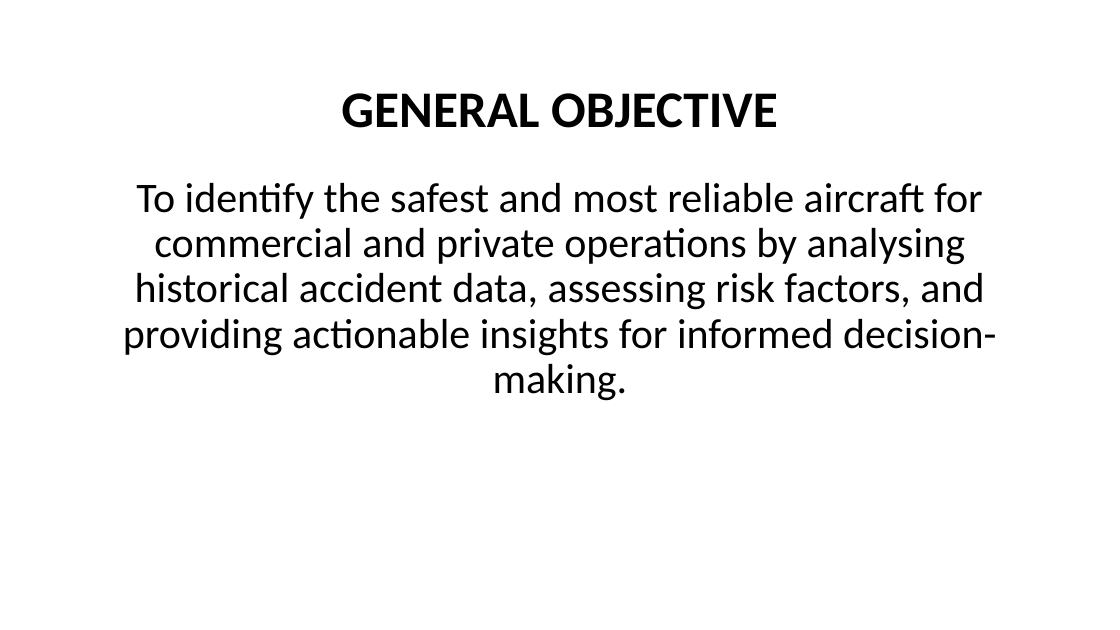
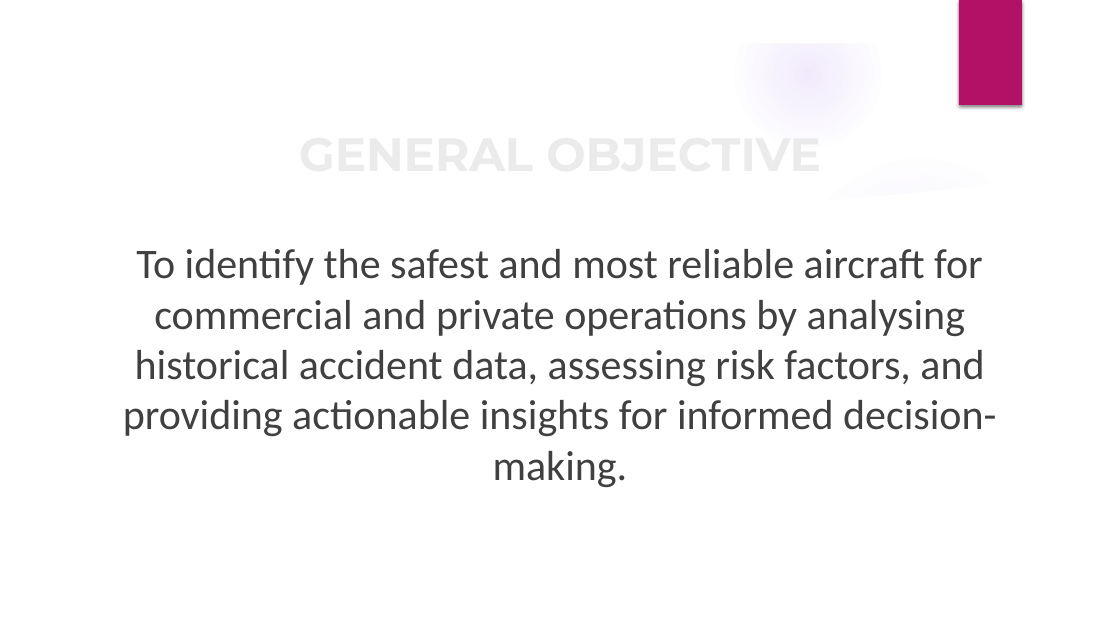
Before and after one commit to rurigi-waweru/dsfpt10-p1-dsc-phase-1-project, a slide deck: slide 3 of project-files/Aviation-Accident-Analysis.pptx. Drawn at 1120x630 pixels with LibreOffice and Linux fonts; fonts in the diff are those of the drawing; background and template pictures are left out. Boxes give left, top, right and bottom in pixels: in the first picture for what was removed or moved away, otherwise in the second. Text is boxed around its words. In the diff, an @@ line names an element or a change of style, - is before the commit and + after.

```diff
--- a/project-files/Aviation-Accident-Analysis.pptx
+++ b/project-files/Aviation-Accident-Analysis.pptx
@@ group added at (x1=0, y1=0, x2=1120, y2=630): 4 ellipses, 3 freeform shapes @@
@@ rectangle added at (x1=959, y1=0, x2=1022, y2=105), fill #B31166 @@
@@ title "GENERAL OBJECTIVE" moved from (x1=341, y1=93, x2=778, y2=128) to (x1=77, y1=92, x2=1044, y2=214) @@
@@ title "GENERAL OBJECTIVE" at (x1=77, y1=92, x2=1044, y2=214): size 44 to 40 pt, font Calibri to Montserrat, text colour #000000 to #EBEBEB; line spacing 0.9 to 1 @@
@@ text "To identify the safest and ..." moved from (x1=123, y1=183, x2=996, y2=401) to (x1=123, y1=249, x2=996, y2=487) @@
@@ text "To identify the safest and ..." at (x1=123, y1=249, x2=996, y2=487): text colour #000000 to #404040; line spacing 0.9 to 1 @@
```
Also in this commit, not shown: 3 other slides changed, 9 slides added, 1 slide removed, 6 other files.
